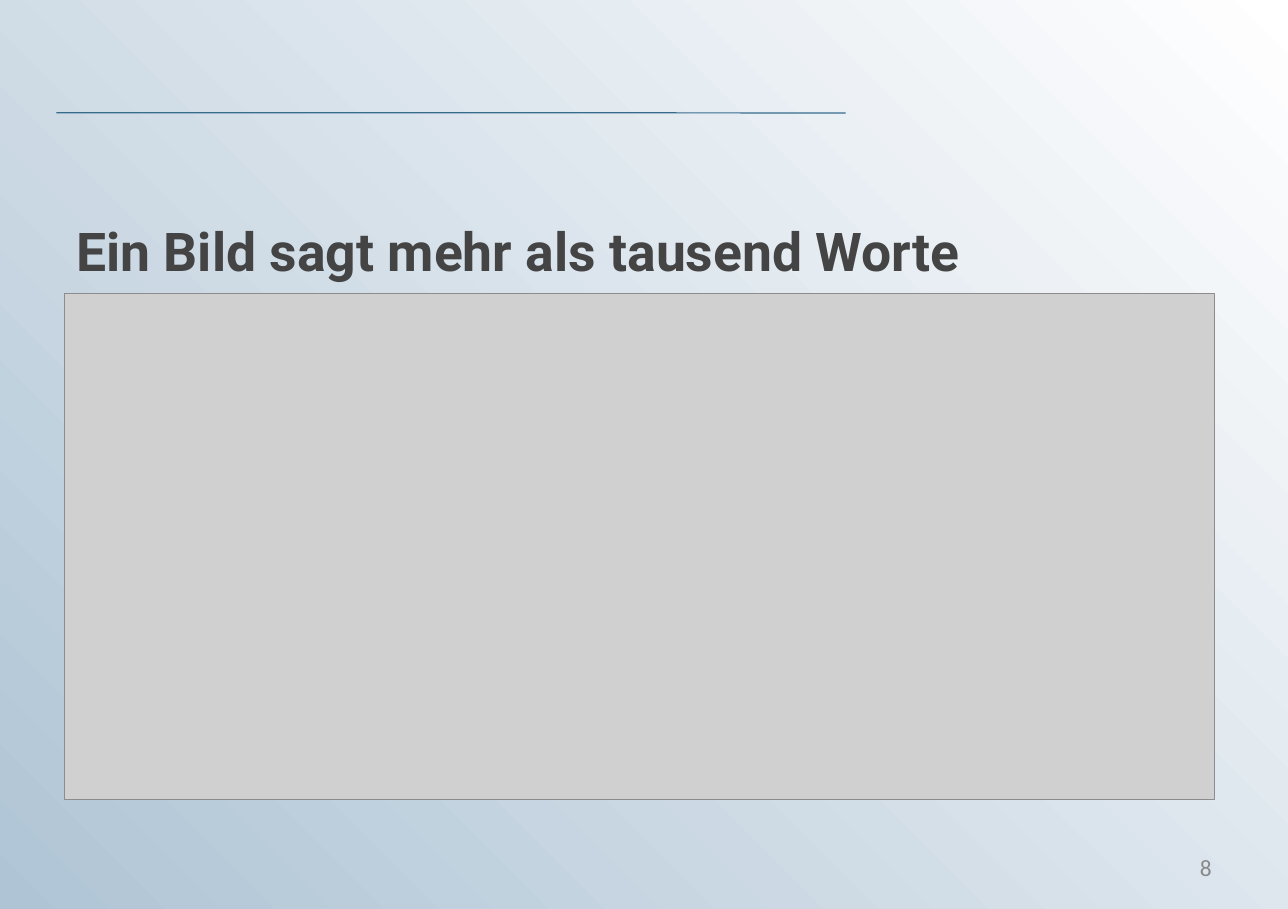
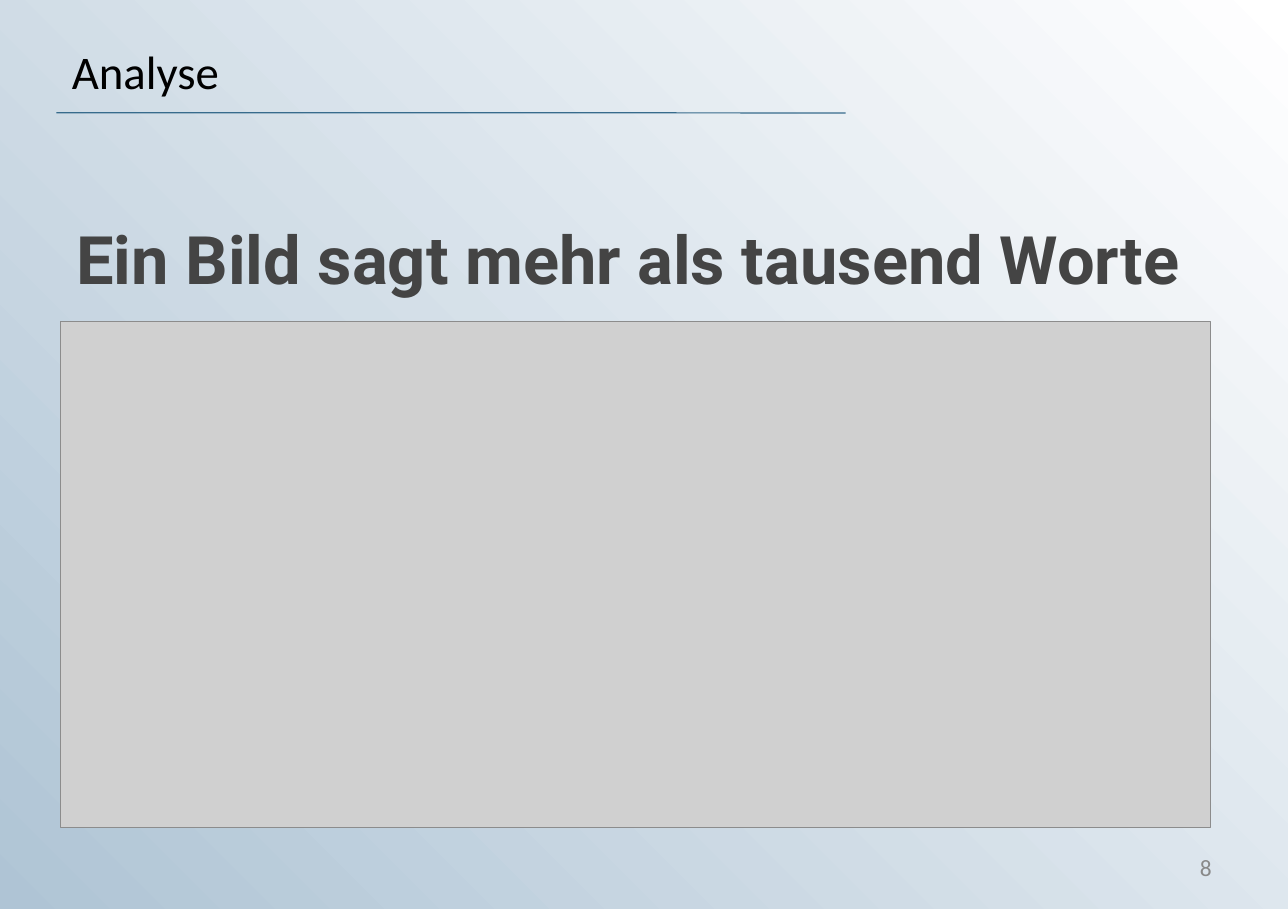
Before and after one commit to KaterinaKirova/Exam-DAVA, a slide deck: slide 8 of Präsentation_DAVA_Prüfung.ppt. Drawn at 1288x909 pixels with LibreOffice and Linux fonts; fonts in the diff are those of the drawing; grey boxes stand for pictures; background and template pictures are left out. Boxes give left, top, right and bottom in pixels: in the first picture for what was removed or moved away, otherwise in the second. Text is boxed around its words. In the diff, an @@ line names an element or a change of style, - is before the commit and + after.

```diff
--- a/Präsentation_DAVA_Prüfung.ppt
+++ b/Präsentation_DAVA_Prüfung.ppt
@@ title added at <box>72,56,219,97</box>, 28 pt, text #000000 @@
+Analyse
@@ text "Ein Bild sagt mehr als ..." at <box>76,234,1180,298</box>: size 32 to 40 pt; more space between paragraphs @@
@@ picture: place and size @@
-picture at <box>65,293,1215,800</box>
+picture at <box>60,321,1210,827</box>
```
Also in this commit, not shown: 5 other slides changed, 1 slide added, 3 slides removed, 2 other files.
